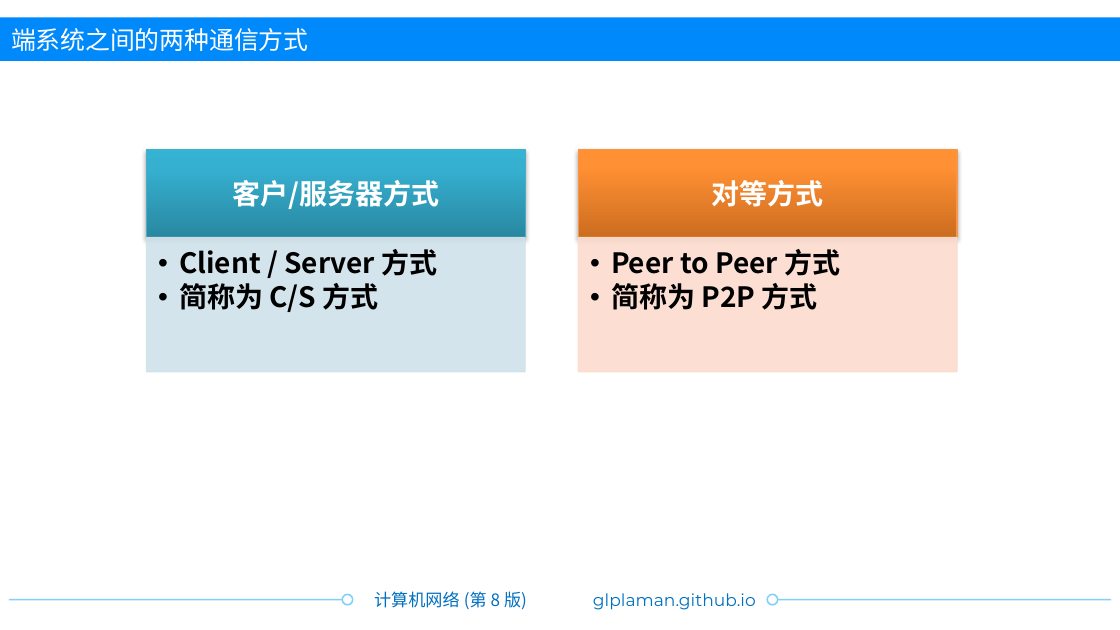
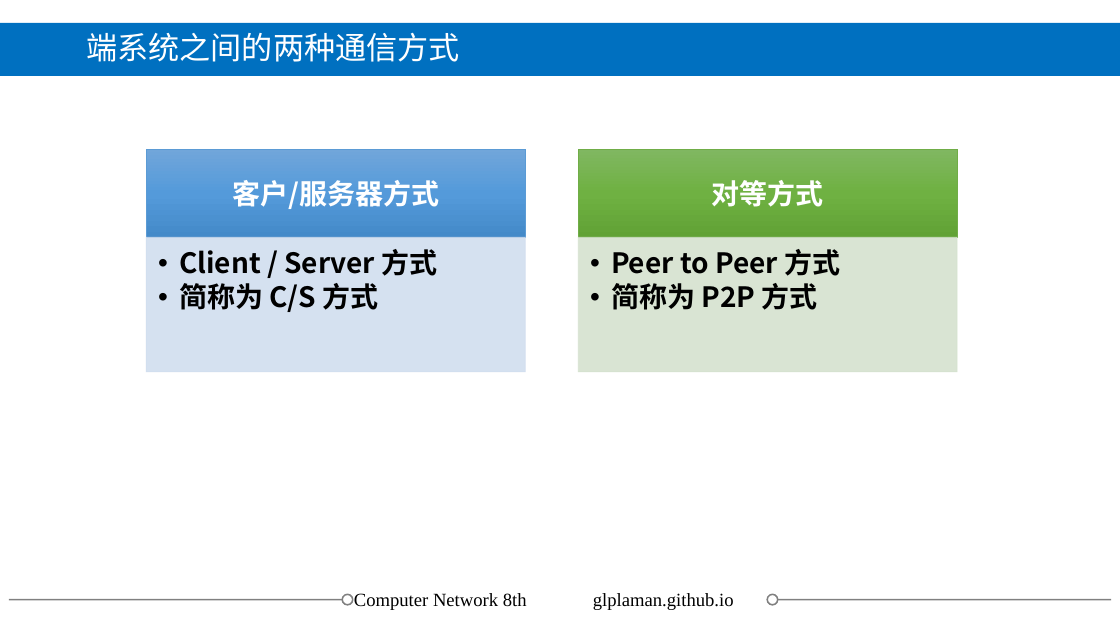
Before and after one commit to glplaman/glplaman.github.io, a slide deck: slide 35 of network/ppt/chap1.pptx. Drawn at 1120x630 pixels with LibreOffice and Linux fonts; fonts in the diff are those of the drawing; background and template pictures are left out. Boxes give left, top, right and bottom in pixels: in the first picture for what was removed or moved away, otherwise in the second. Text is boxed around its words. In the diff, an @@ line names an element or a change of style, - is before the commit and + after.

```diff
--- a/network/ppt/chap1.pptx
+++ b/network/ppt/chap1.pptx
@@ rectangle: place and size @@
-rectangle at [0,18,1120,62]
+rectangle at [0,24,1120,76]
@@ rectangle at [0,24,1120,76]: fill #0089FA to #0070C0 @@
@@ title "端系统之间的两种通信方式": place and size @@
-title "端系统之间的两种通信方式" at [11,28,309,51]
+title "端系统之间的两种通信方式" at [86,33,460,62]
@@ title "端系统之间的两种通信方式" at [86,33,460,62]: size 16 to 20 pt, font Montserrat to Times New Roman; line spacing 1 to 0.9; less space between paragraphs @@
@@ rectangle at [147,149,525,237]: fill gradient #2A88A2 to #37B1D2 to #34B4D6 to gradient #71A6DB to #559BDB to #448ACA; outline #4BACC6 0.75 pt to #5B9BD5 0.5 pt; shadow off @@
@@ rectangle at [578,149,956,237]: fill gradient #CC6E20 to #FF9034 to #FF9136 to gradient #81B861 to #6FB242 to #62A336; outline #F79646 0.75 pt to #70AD47 0.5 pt; shadow off @@
@@ rectangle at [147,237,525,372]: fill #D0E3EA at 90% opacity to #D2DEEF at 90% opacity; outline #D0E3EA 0.75 pt to #D2DEEF 0.5 pt @@
@@ rectangle at [578,237,956,372]: fill #FCDDCF at 90% opacity to #D5E3CF at 90% opacity; outline #FCDDCF 0.75 pt to #D5E3CF 0.5 pt @@
@@ line (9, 599) - (353, 599): stroke #84CFF5 1 pt to #808080 1 pt @@
@@ ellipse at [343,595,353,605]: outline #84CFF5 1 pt to #808080 1 pt @@
@@ text added at [354,593,527,610], 12 pt, text #000000 @@
+Computer Network 8th
@@ text removed at [374,591,527,610] @@
-计算机网络 (第 8 版)
@@ text "glplaman.github.io" at [593,593,734,610]: size 11 to 12 pt, font Montserrat to Times New Roman, text colour #0070C0 to #000000 @@
@@ ellipse at [767,595,777,605]: outline #84CFF5 1 pt to #808080 1 pt @@
@@ line (767, 599) - (1111, 599): stroke #84CFF5 1 pt to #808080 1 pt @@
```
Also in this commit, not shown: 149 other slides changed, 22 other files.
